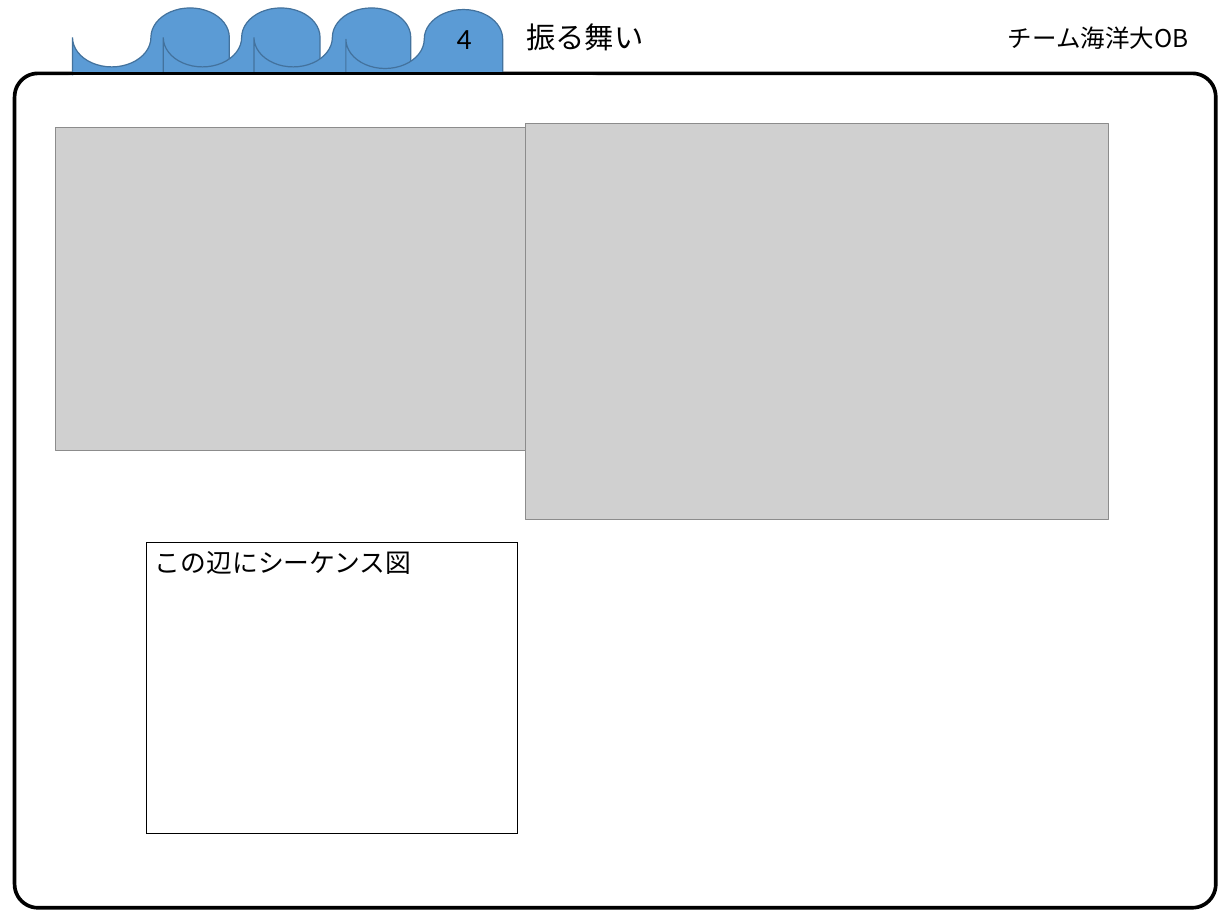
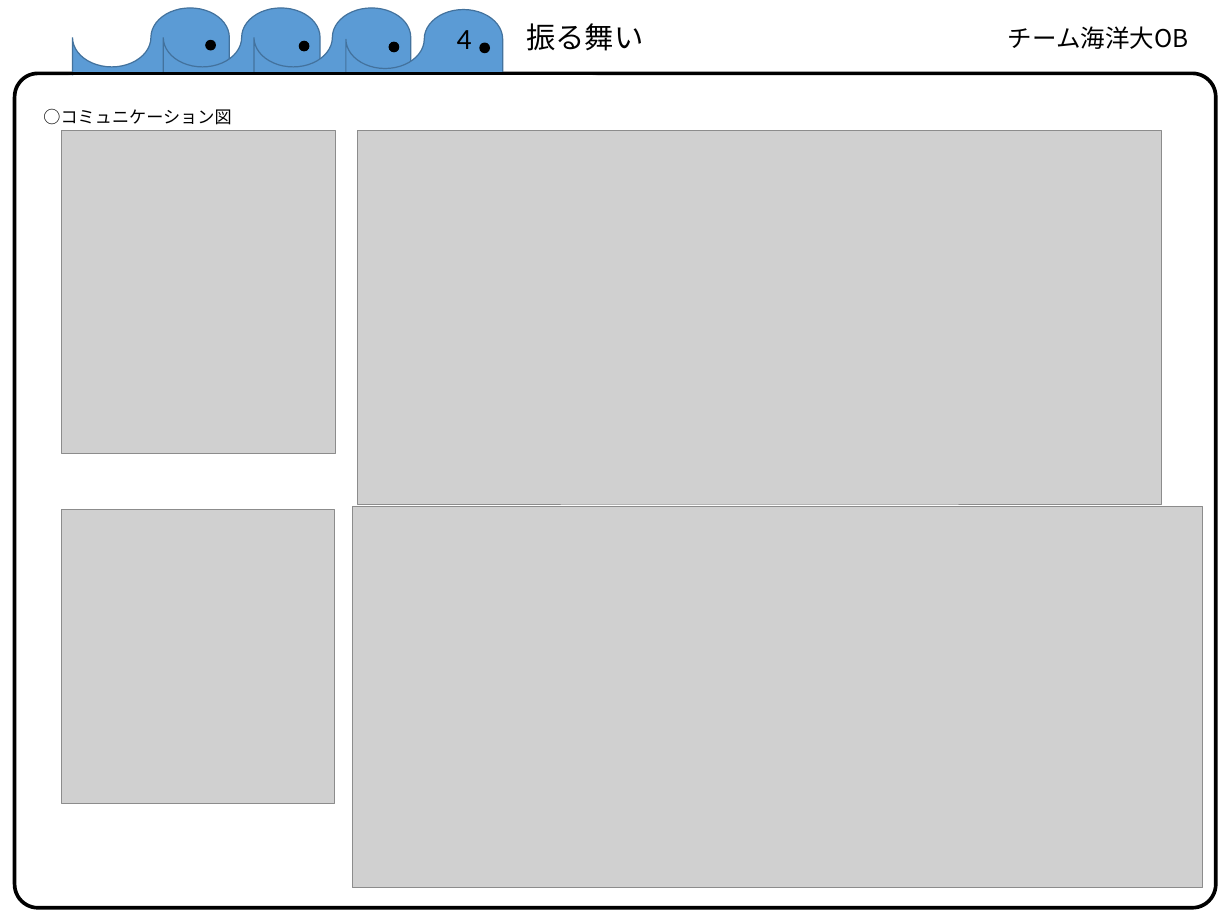
Before and after one commit to the-wizard-of-oz/ET_RoboCon_2017, a slide deck: slide 5 of 提出用シート.pptx. Drawn at 1232x924 pixels with LibreOffice and Linux fonts; fonts in the diff are those of the drawing; grey boxes stand for pictures. Boxes give left, top, right and bottom in pixels: in the first picture for what was removed or moved away, otherwise in the second. Text is boxed around its words. In the diff, an @@ line names an element or a change of style, - is before the commit and + after.

```diff
--- a/提出用シート.pptx
+++ b/提出用シート.pptx
@@ ellipse added at [206,40,216,50], fill #000000, outline #000000 1 pt @@
@@ ellipse added at [299,41,309,51], fill #000000, outline #000000 1 pt @@
@@ ellipse added at [389,42,399,52], fill #000000, outline #000000 1 pt @@
@@ ellipse added at [480,43,489,53], fill #000000, outline #000000 1 pt @@
@@ text added at [43,108,231,125], 14 pt, text #000000 @@
+○コミュニケーション図
@@ picture: place and size @@
-picture at [55,128,546,451]
+picture at [62,131,335,454]
@@ picture: place and size @@
-picture at [525,123,1108,520]
+picture at [357,131,1162,504]
@@ picture added at [352,506,1202,888] @@
@@ picture added at [62,510,334,803] @@
@@ rectangle removed at [146,543,517,834] @@
-この辺にシーケンス図
```
Also in this commit, not shown: 4 other slides changed, 2 slides added, 1 slide removed.
